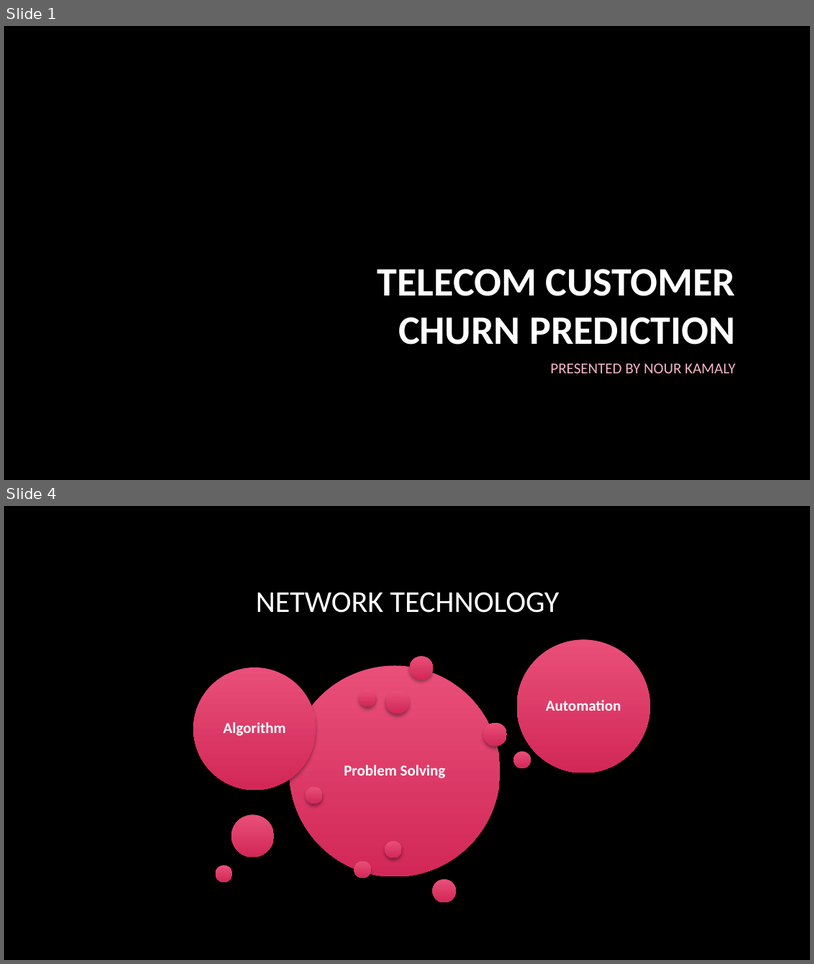
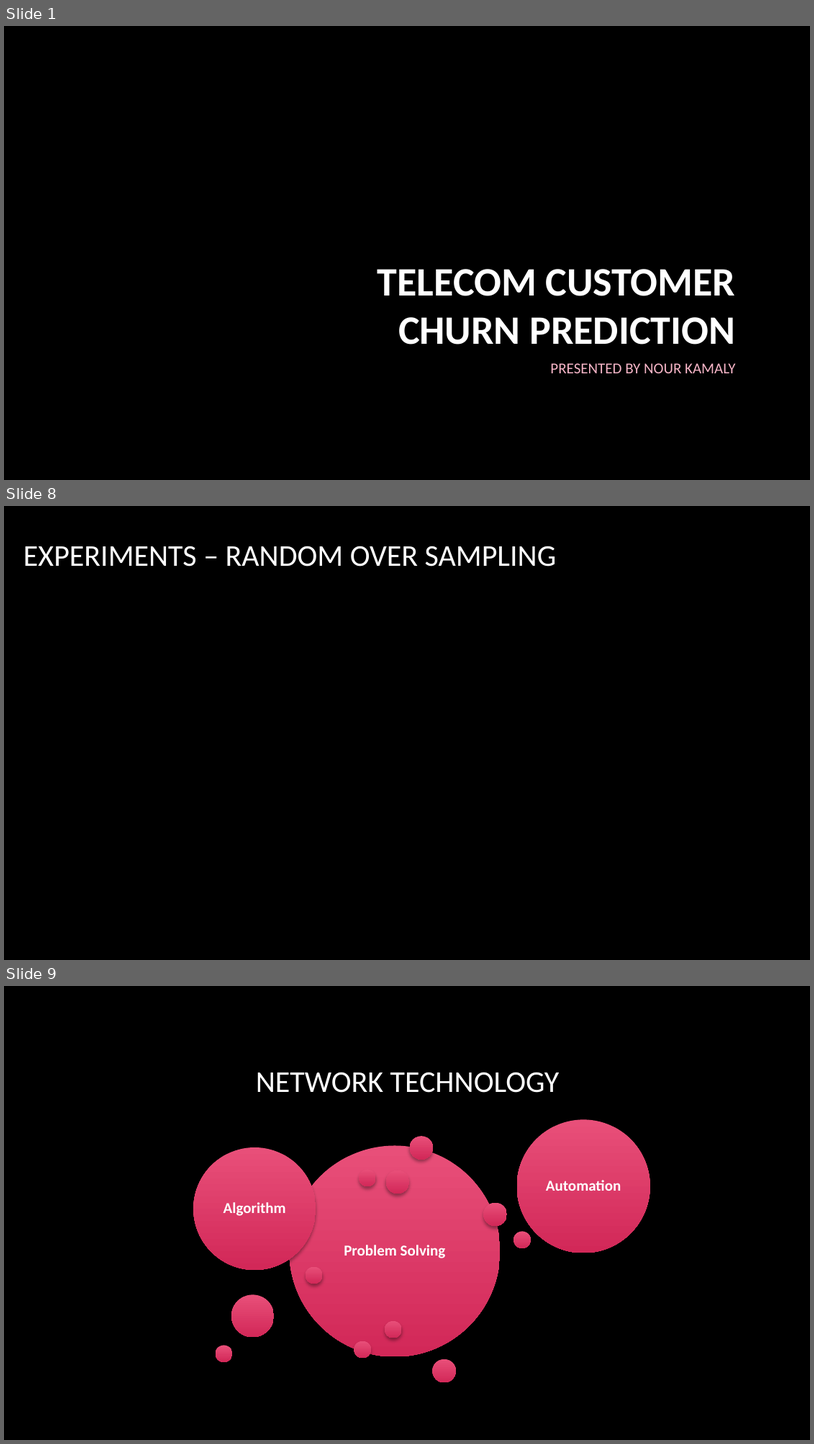
Before and after one commit to NourKamaly/TelecomCustomerChurnPrediction, a slide deck: 6. Documentation/Telecom Customer Churn Prediction.pptx. Shown one above the other, each under a label of ours: slides 1 and 4 before the commit, slides 1, 8 and 9 after it; the slides between them are not shown. The pictures are 814x964 and 814x1444 pixels, drawn with LibreOffice and Linux fonts; fonts in the diff are those of the drawing; background and template pictures are left out. Boxes give left, top, right and bottom in pixels: in the first picture for what was removed or moved away, otherwise in the second. Text is boxed around its words. In the diff, an @@ line names an element or a change of style, - is before the commit and + after.

```diff
--- a/6. Documentation/Telecom Customer Churn Prediction.pptx
+++ b/6. Documentation/Telecom Customer Churn Prediction.pptx
@@ slide 8 added at (4,506,810,960), background picture (left out) @@
@@ title added at (23,546,557,566), 36 pt, text #FFFFFF @@
+EXPERIMENTS – RANDOM OVER SAMPLING
@@ what was slide 4 is now slide 9 @@
```
Also in this commit, not shown: 1 slide changed, 4 other slides added.
